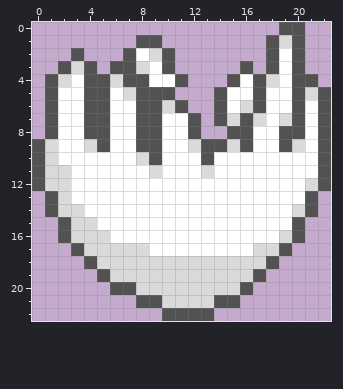
Pixel-art sprite: Items/Series/HollowKnight/DesolateDive.png. Above is the file before it was changed.
The file is 46x46 pixels, drawn in blocks of 2x2; one block is one cell here. Colours within 5 levels of each other are drawn and written as one.
The same view after the edit:
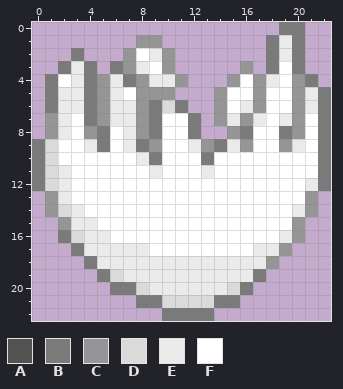
Palette (. is transparent): A #525252  B #7a7a7a  C #959595  D #dadada  E #eaeaea  F #ffffff
Difference:
Colour B replaces colour A in row 0 at x 19 to 20; in row 1 at x 18 and 20; in row 2 at x 3, 18 and 20; in row 3 at x 2, 4, 6, 18 and 20; in row 4 at x 1, 4, 7 and 21; in row 5 at x 1, 4 and 22.
Colour B replaces colour A in row 6 at x 1, 4, 9, 11 and 22; in row 7 at x 4, 9, 12 and 22; in row 8 at x 5, 9, 12, 16, 19 and 22; in row 9 at x 0, 5, 8, 14 and 22; in row 10 at x 0, 9, 13 and 22; in rows 11 to 12 at x 0 and 22.
Colour B replaces colour A in row 16 at x 2; in row 17 at x 3; in row 18 at x 4; in row 19 at x 5 and 17; in row 20 at x 6 to 7 and 16; in row 21 at x 8 to 9 and 14 to 15.
Colour B replaces colour A in row 22 at x 10 to 13.
Colour C replaces colour A in row 1 at x 8 to 9; in row 2 at x 7 and 10; in row 3 at x 7, 10 and 16; in row 4 at x 5, 8, 11, 15, 17 and 20; in row 5 at x 5, 8 to 10, 14, 17 and 20; in row 6 at x 5, 8, 14, 17 and 20.
Colour C replaces colour A in row 7 at x 1, 5, 8, 14, 16 and 20; in row 8 at x 1, 4, 8, 15 and 20; in row 9 at x 9, 13, 16 and 19; in rows 13 to 14 at x 1 and 21; in row 15 at x 2 and 20; in row 16 at x 20.
Colour C replaces colour A in row 17 at x 19; in row 18 at x 18.
Colour E replaces colour D in row 1 at x 19; in row 2 at x 9; in row 3 at x 3 and 8; in row 4 at x 6 and 18; in row 5 at x 21; in row 6 at x 16.
Colour E replaces colour D in row 7 at x 15, 17 and 19; in row 9 at x 4, 12, 15 and 20; in row 10 at x 8; in row 11 at x 2, 9 and 13; in row 12 at x 2 and 21; in row 13 at x 2.
Colour E replaces colour D in row 14 at x 3 and 20; in row 15 at x 3 to 4; in row 16 at x 4 to 5 and 19; in row 17 at x 4 to 8 and 17 to 18; in row 18 at x 5 to 17; in row 19 at x 7 to 16.
Colour E replaces colour D in row 20 at x 9 to 14.
Colour E replaces colour F in row 2 at x 19; in row 4 at x 3 and 9 to 10; in row 5 at x 2 to 3 and 6; in row 6 at x 2 to 3, 6 to 7 and 21; in row 7 at x 2 and 6 to 7; in row 8 at x 2 and 7.
Colour E replaces colour F in row 9 at x 7.
Colour F replaces colour D in row 4 at x 2; in row 5 at x 7.
Where, in picture pixels (left, top, right, bottom), the same in both pictures:
changed: (32, 22, 331, 321)
